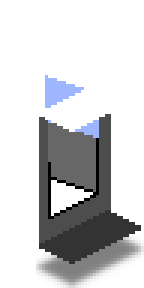
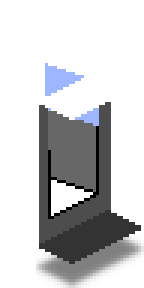
Layer changes from the first 144×288 image to the second:
painted on "Roof" over [39, 66, 111, 132]
renamed "Frame copy" to "Frame", painted on it over [48, 126, 99, 162]
painted on "Side" over [39, 66, 111, 162]
renamed "Glass copy" to "Glass", painted on it over [45, 63, 99, 138]
painted on "Frame #2" over [45, 108, 48, 120]
painted on "Door" over [48, 111, 96, 138]
